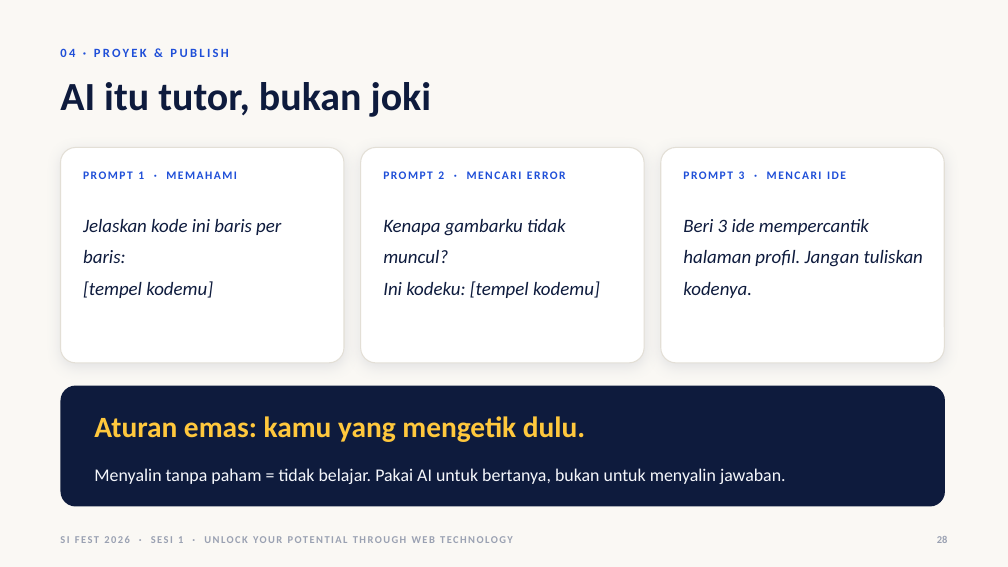
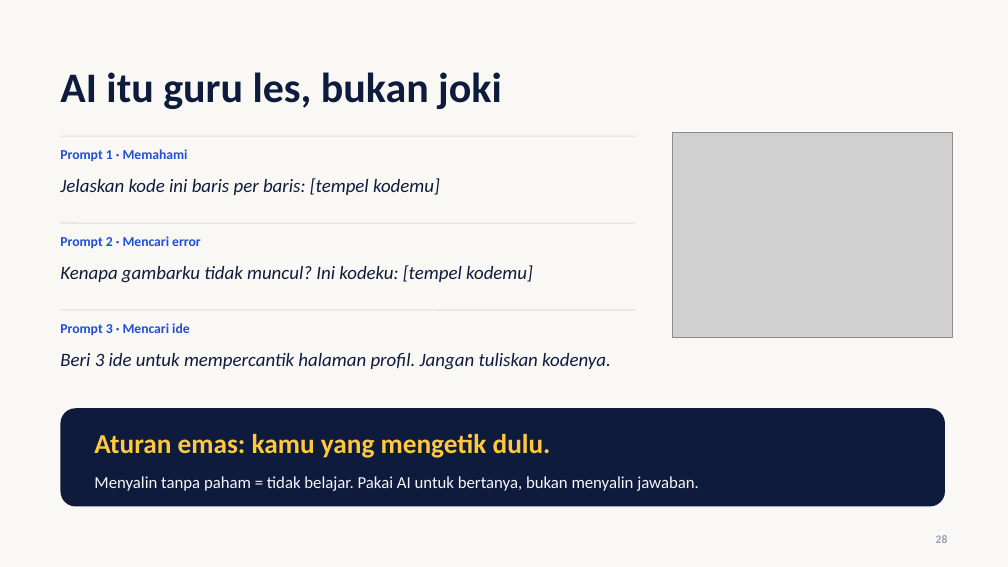
Before and after one commit to RifkiFrds/Seminar, a slide deck: slide 28 of seminar-sifest/SI-Fest-2026-Sesi1-SafeFonts.pptx. Drawn at 1008x567 pixels with LibreOffice and Linux fonts; fonts in the diff are those of the drawing; grey boxes stand for pictures. Boxes give left, top, right and bottom in pixels: in the first picture for what was removed or moved away, otherwise in the second. Text is boxed around its words. In the diff, an @@ line names an element or a change of style, - is before the commit and + after.

```diff
--- a/seminar-sifest/SI-Fest-2026-Sesi1-SafeFonts.pptx
+++ b/seminar-sifest/SI-Fest-2026-Sesi1-SafeFonts.pptx
@@ text removed at [60, 48, 228, 57] @@
-04 · PROYEK & PUBLISH
@@ text at [60, 72, 502, 109]: text changed; size 38 to 40 pt @@
-AI itu tutor, bukan joki
+AI itu guru les, bukan joki
@@ text at [60, 149, 188, 161]: text changed; size 11 to 13 pt @@
-PROMPT 1 · MEMAHAMI
+Prompt 1 · Memahami
@@ rounded rectangle removed at [60, 147, 344, 363] @@
@@ line added from (60, 136) to (635, 136), #E3DFD6 1 pt @@
@@ rounded rectangle removed at [361, 147, 644, 363] @@
@@ rounded rectangle removed at [661, 147, 944, 363] @@
@@ picture added at [673, 132, 953, 337] @@
@@ text at [60, 178, 440, 195]: text changed @@
-Jelaskan kode ini baris per baris:
-[tempel kodemu]
+Jelaskan kode ini baris per baris: [tempel kodemu]
@@ text at [60, 236, 201, 248]: text changed; size 11 to 13 pt @@
-PROMPT 2 · MENCARI ERROR
+Prompt 2 · Mencari error
@@ line added from (60, 223) to (635, 223), #E3DFD6 1 pt @@
@@ text at [60, 265, 533, 283]: text changed @@
-Kenapa gambarku tidak muncul?
-Ini kodeku: [tempel kodemu]
+Kenapa gambarku tidak muncul? Ini kodeku: [tempel kodemu]
@@ text at [60, 323, 190, 335]: text changed; size 11 to 13 pt @@
-PROMPT 3 · MENCARI IDE
+Prompt 3 · Mencari ide
@@ line added from (60, 310) to (635, 310), #E3DFD6 1 pt @@
@@ text at [60, 353, 611, 370]: text changed @@
-Beri 3 ide mempercantik halaman profil. Jangan tuliskan kodenya.
+Beri 3 ide untuk mempercantik halaman profil. Jangan tuliskan kodenya.
@@ rounded rectangle: place and size @@
-rounded rectangle at [60, 386, 945, 507]
+rounded rectangle at [60, 408, 945, 507]
@@ rounded rectangle at [60, 408, 945, 507]: proportions changed @@
@@ text "Aturan emas: kamu yang mengetik ...": place and size @@
-text "Aturan emas: kamu yang mengetik ..." at [94, 416, 585, 442]
+text "Aturan emas: kamu yang mengetik ..." at [94, 434, 551, 458]
@@ text "Aturan emas: kamu yang mengetik ..." at [94, 434, 551, 458]: size 28 to 26 pt @@
@@ text at [94, 476, 699, 491]: text changed; size 17 to 16 pt @@
-Menyalin tanpa paham = tidak belajar. Pakai AI untuk bertanya, bukan untuk menyalin jawaban.
+Menyalin tanpa paham = tidak belajar. Pakai AI untuk bertanya, bukan menyalin jawaban.
@@ text removed at [178, 536, 183, 543] @@
-SI FEST 2026 · SESI 1 · UNLOCK YOUR POTENTIAL THROUGH WEB TECHNOLOGY
```
Also in this commit, not shown: 32 other slides changed, 1 slide added, 52 other files.
